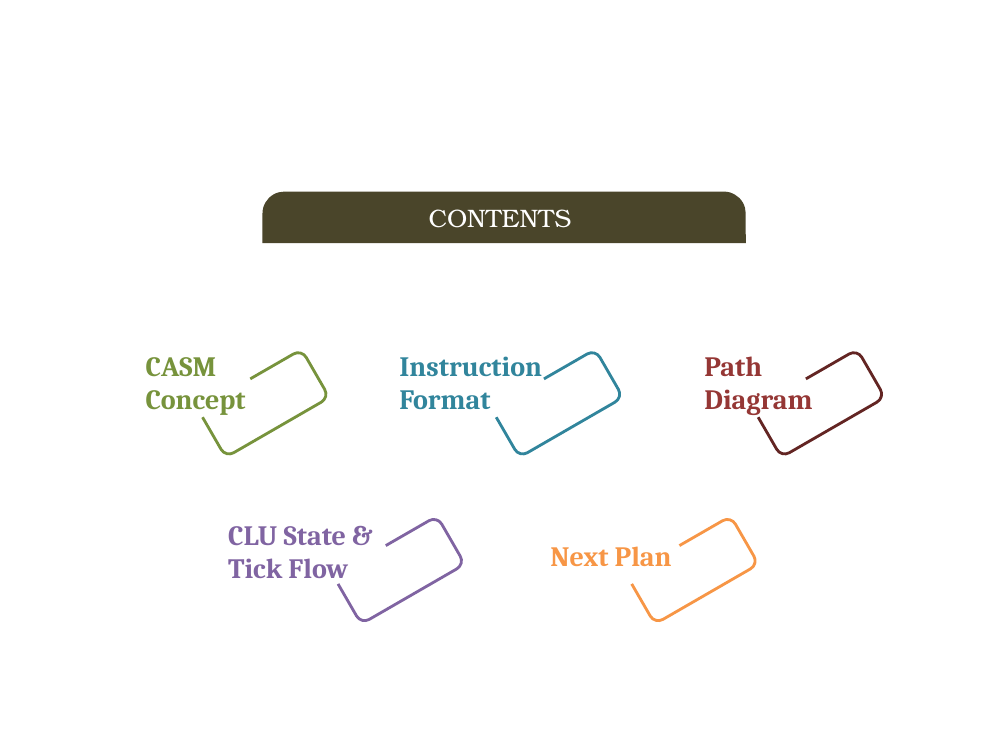
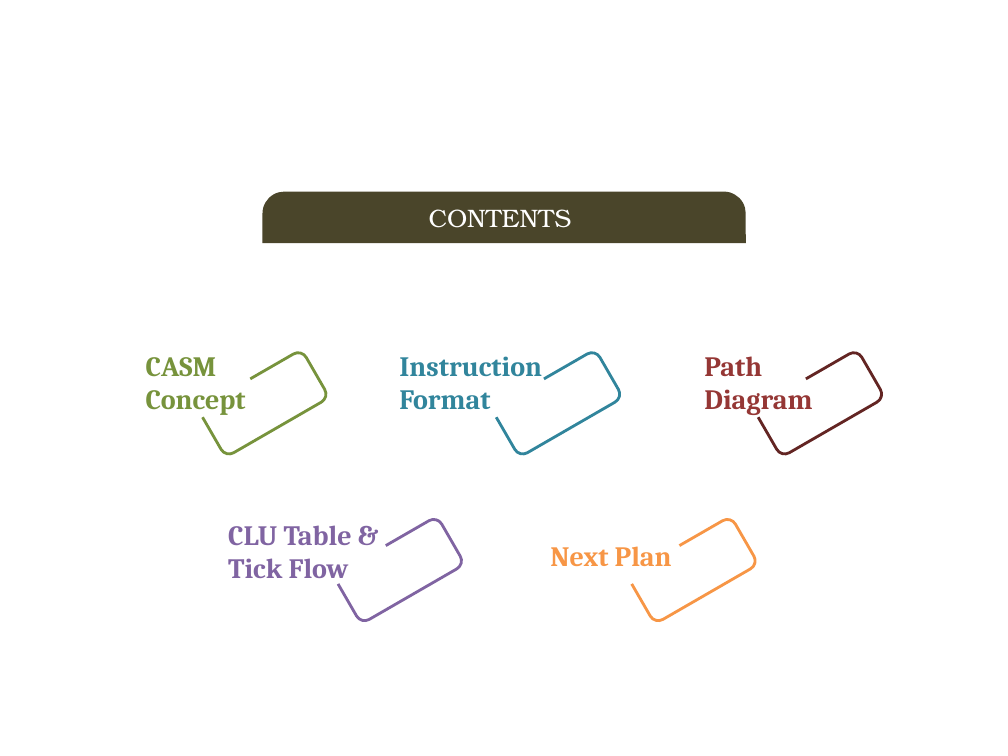
Before and after one commit to eldora/CASM, a slide deck: slide 2 of GradPortfolio.pptx. Drawn at 1008x756 pixels with LibreOffice and Linux fonts; fonts in the diff are those of the drawing. Boxes give left, top, right and bottom in pixels: in the first picture for what was removed or moved away, otherwise in the second. Text is boxed around its words. In the diff, an @@ line names an element or a change of style, - is before the commit and + after.

```diff
--- a/GradPortfolio.pptx
+++ b/GradPortfolio.pptx
@@ text at (228,525,352,545): text changed @@
-CLU State &
+CLU Table &
```
Also in this commit, not shown: 15 other slides changed, 5 other files.
